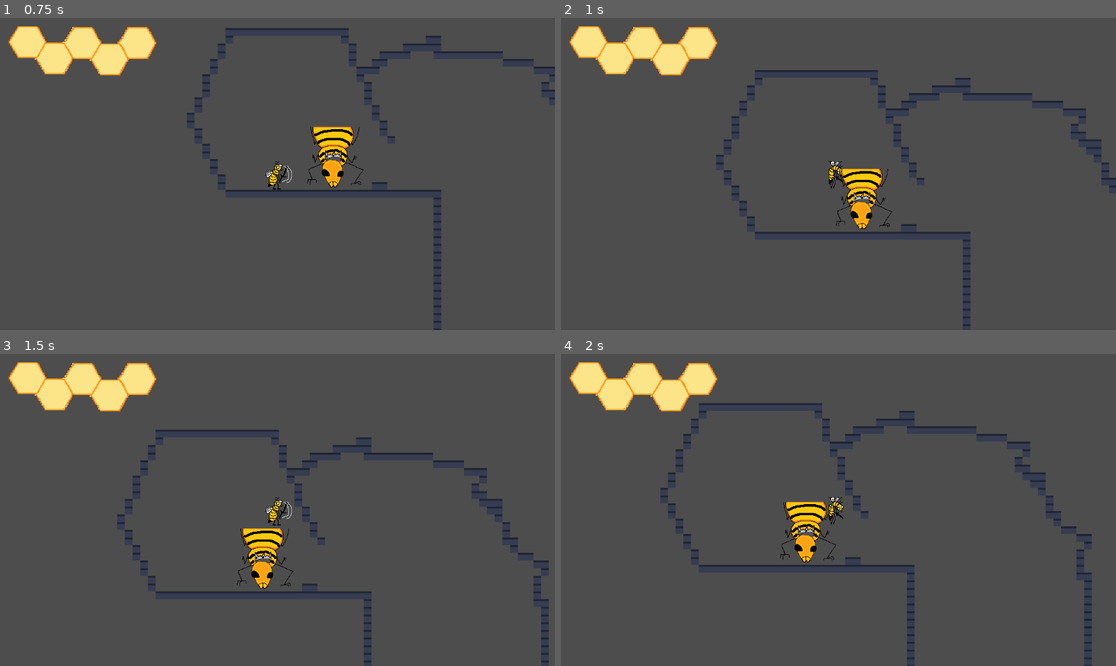
Above: before the commit, frames 1-4 (two rows, left to right).
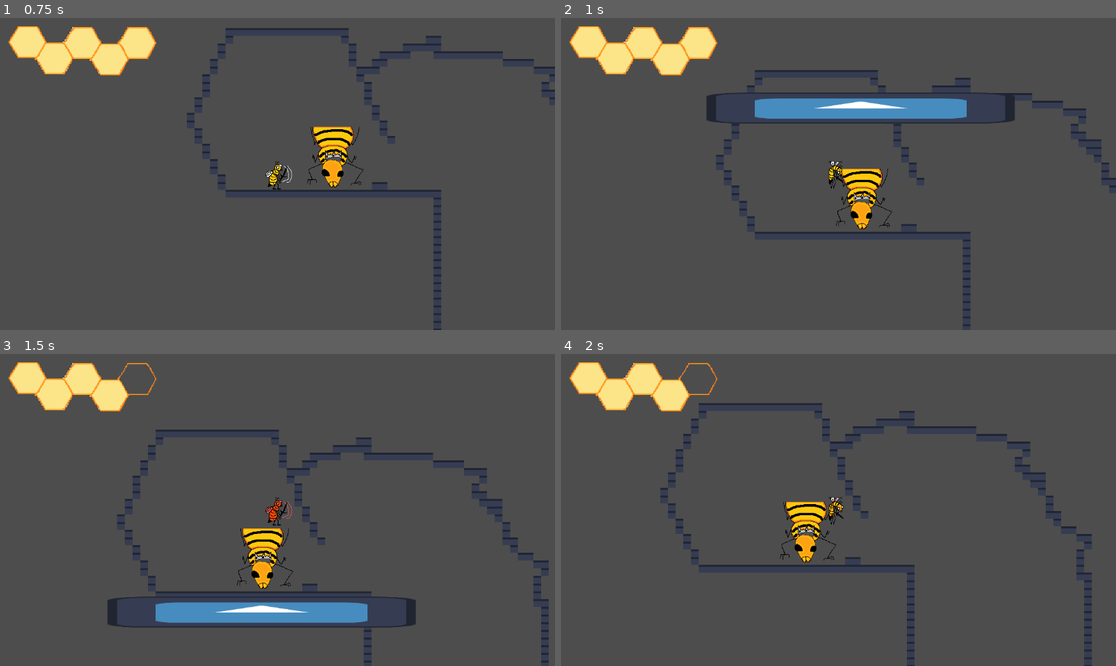
Above: after the commit, the same moments.

Repository: Jollista/Queenmaker
Game: Godot game, scene res://levels/L1.tscn
Two runs of this game, one before a commit and one after it. Both use one fixed random seed, a clock stepped at 60 frames per second and the inputs below. This scene is started directly instead of the project's main scene. The engine's default icon, where the game draws it, is replaced by a stand-in: a white triangle on a blue panel in a dark square.
Inputs:
- Up to frame 1 (0.75 s): tap Enter at 0.5 s; hold D (right) from 0.53 s (still down); tap X (attack) at 0.6 s
- Up to frame 2 (1 s): keep holding D (right); tap Space (jump) at 0.77 s
- Up to frame 3 (1.5 s): keep holding D (right); tap X (attack) at 1.35 s
- Up to frame 4 (2 s): keep holding D (right); tap Space (jump) at 1.52 s

Frame 1 is identical in both runs. In frame 2, 3.3% of the frame differs, in the area x 26-82%, y 23-34%; in frame 3, 3.8%, in the area x 19-75%, y 3-88%; in frame 4, 0.5%.

Commit message:
Added attack pattern framework

Diff:
--- a/Objects/MovingSpike.gd
+++ b/Objects/MovingSpike.gd
@@ -3,7 +3,7 @@
 # damage to be dealt
 var damage = 1
 # speed spike moves
-var speed = 15
+var speed = 10
 # direction spike goes (-1 = left, 1 = right)
 var direction = -1
 # vertical if true, else horizontal
@@ -14,7 +14,7 @@
 
 # if mortal, take damage
 func _on_body_entered(body):
-	if body.has_method("take_damage"):
+	if body.name == "Player":
 		body.take_damage(damage)
 
 # constantly move in a given horizontal direction (left by default)
--- a/Objects/moving_spike.tscn
+++ b/Objects/moving_spike.tscn
@@ -1,13 +1,17 @@
-[gd_scene load_steps=3 format=3 uid="uid://ci4bdr8r22ryi"]
+[gd_scene load_steps=4 format=3 uid="uid://ci4bdr8r22ryi"]
 
 [ext_resource type="Script" path="res://Objects/MovingSpike.gd" id="1_gs0se"]
+[ext_resource type="Texture2D" uid="uid://b6haxf2m2hy3i" path="res://icon.svg" id="2_gyhe0"]
 
 [sub_resource type="RectangleShape2D" id="RectangleShape2D_m7hmq"]
+size = Vector2(64, 64)
 
 [node name="MovingSpike" type="Area2D"]
 script = ExtResource("1_gs0se")
 
 [node name="Sprite2D" type="Sprite2D" parent="."]
+scale = Vector2(0.5, 0.5)
+texture = ExtResource("2_gyhe0")
 
 [node name="CollisionShape2D" type="CollisionShape2D" parent="."]
 shape = SubResource("RectangleShape2D_m7hmq")
--- a/Queen/Queen.gd
+++ b/Queen/Queen.gd
@@ -15,16 +15,22 @@
 @onready var anim = $AnimationPlayer
 
 # Borders
-@export var left_border = -1
-@export var right_border = 1
+@export var left_border = -1 # left edge of boss arena
+@export var right_border = 1 # right edge of boss arena
+@export var top_border = 1 # top border of boss arena
+@export var center = Vector2.ZERO # center of boss arena
 
 # !! ATTACK OBJECTS !!
 # Red kill ya always, blue kill ya if you're movin'
 # reference to moving_spike tscn
 var MovingSpike = preload("res://Objects/moving_spike.tscn")
 
+# emitted when attack pattern finishes
+signal attack_ended
+
 func start_boss_fight():
-	pass
+	print("Makin' it rain")
+	make_it_rain()
 
 # reduce current_hp by a given amount of damage, and check if dead (hp <= 0)
 func take_damage(damage):
@@ -42,7 +48,7 @@
 
 ### ATTACK OBJECT CREATION ###
 # creates a spike that moves
-func create_moving_spike(spike_position=Vector2(450,0), spike_scale=Vector2(1,10), speed=15, direction=-1, vertical=false):
+func create_moving_spike(spike_position=Vector2(450,0), spike_scale=Vector2(1,10), speed=10, direction=-1, vertical=false):
 	# create new MovingSpike instance
 	var spike_instance
 	spike_instance = MovingSpike.instantiate()
@@ -61,3 +67,15 @@
 	return spike_instance
 
 ### ATTACK PATTERNS ###
+# summon vertical and horizontal lasers to hit all 9 squares of the play area
+func make_it_rain():
+	# reference to spike_instance for signals
+	var spike_instance
+
+	spike_instance = create_moving_spike(Vector2(center.x, top_border), Vector2(10,1), 10, 1, true)
+
+	# wait for spike_instance to be deleted
+	await spike_instance.tree_exited
+
+	# emit signal
+	attack_ended.emit()
--- a/Queen/Queen.tscn
+++ b/Queen/Queen.tscn
@@ -43,7 +43,7 @@
 "take_damage": SubResource("Animation_x38sq")
 }
 
-[node name="RigidBody2D" type="RigidBody2D"]
+[node name="Queen" type="RigidBody2D"]
 freeze = true
 script = ExtResource("1_g6wu5")
 
--- a/levels/L1.gd
+++ b/levels/L1.gd
@@ -2,8 +2,22 @@
 
 # reference to queen
 @onready var queen = $Queen
+# reference to audiostream player for music
+@onready var music = $AudioStreamPlayer
+@export var ambient_music = AudioStream.new()
+@export var boss_music = ambient_music
+
+func _ready():
+	# play ambient music
+	music.set_stream(ambient_music)
+	music.play()
 
 # manage border crossing for arena
 func _on_border_trigger_border_crossed(tag):
 	if tag == "boss_arena":
+		# play boss music
+		music.set_stream(boss_music)
+		music.play()
+
+		# start boss fight
 		queen.start_boss_fight()
--- a/levels/L1.tscn
+++ b/levels/L1.tscn
@@ -315,8 +315,20 @@
 scale = Vector2(1, 10)
 tag = "boss_arena"
 
-[node name="RigidBody2D" parent="." instance=ExtResource("8_lic35")]
+[node name="BorderTrigger2" parent="." instance=ExtResource("6_l1wsb")]
+position = Vector2(-600, -8059)
+scale = Vector2(1, 10)
+tag = "boss_arena"
+
+[node name="Queen" parent="." instance=ExtResource("8_lic35")]
 position = Vector2(-491, -8035)
+left_border = -1500
+right_border = 0
+top_border = -8375
+center = Vector2(-500, -8000)
+
+[node name="AudioStreamPlayer" type="AudioStreamPlayer" parent="."]
 
 [connection signal="health_changed" from="Player" to="UI" method="_on_player_health_changed"]
 [connection signal="border_crossed" from="BorderTrigger" to="." method="_on_border_trigger_border_crossed"]
+[connection signal="border_crossed" from="BorderTrigger2" to="." method="_on_border_trigger_border_crossed"]
